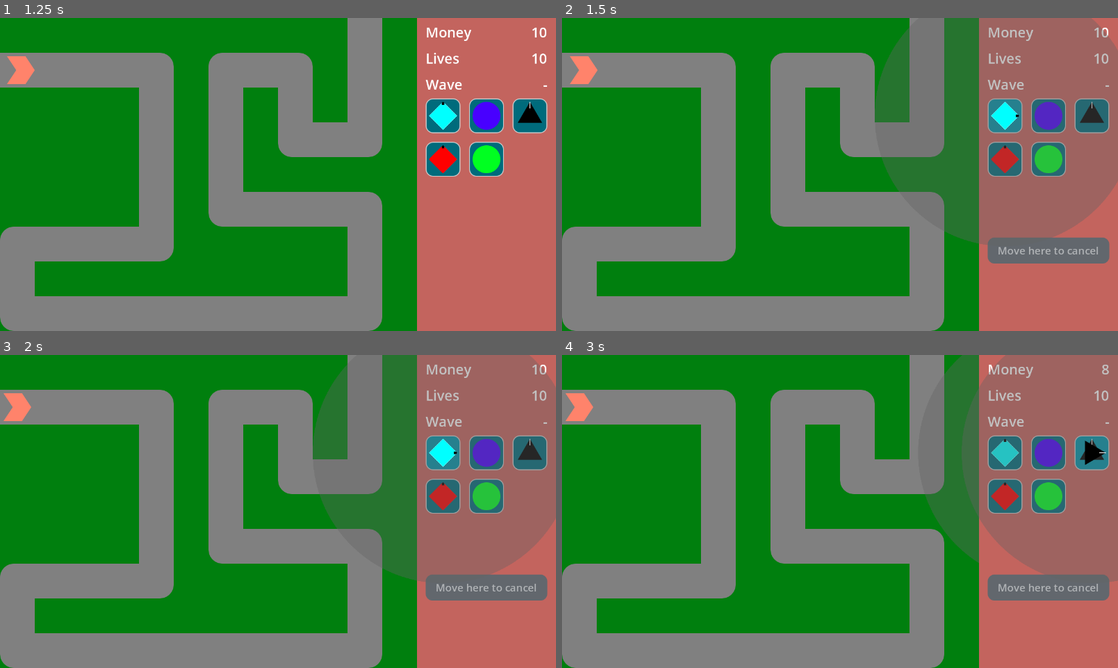
Above: before the commit, frames 1-4 (two rows, left to right).
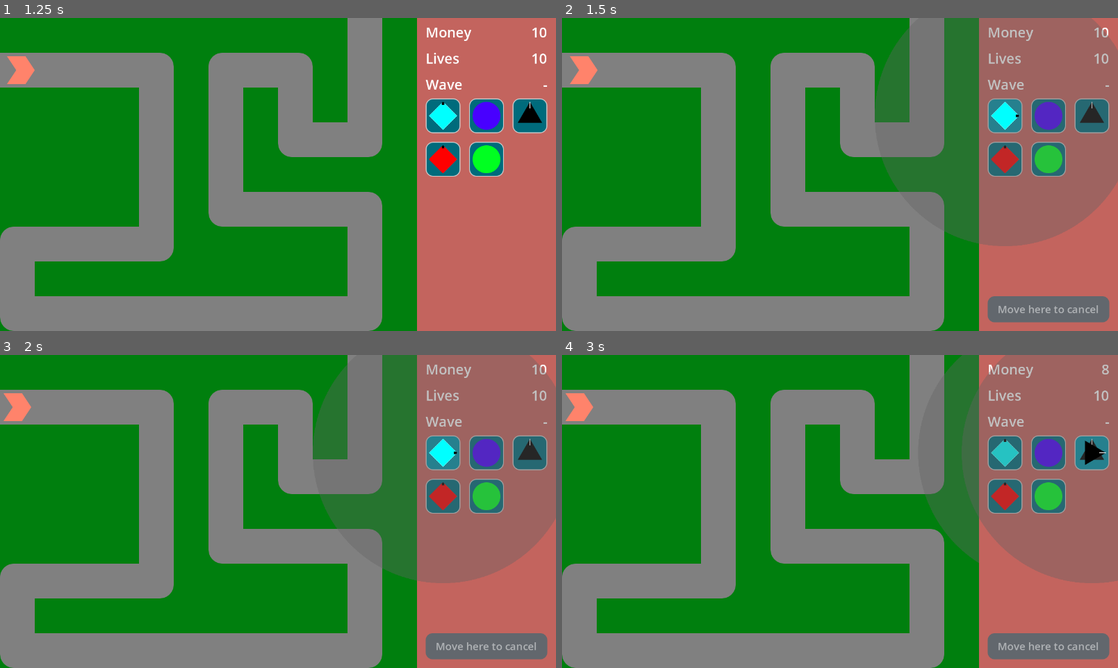
Above: after the commit, the same moments.

Repository: phrasmotica/godot-tower-defence
Game: Godot game, scene res://scenes/game.tscn
Same seed, same stepped clock (60 frames per second), same inputs: the game is played once before the commit and once after it.
Inputs (mouse positions are in pixels of both pictures, inside the frame that each line leads up to):
- Up to frame 1 (1.25 s): click "Play path 0" at 0.5 s
- Up to frame 2 (1.5 s): click (1006, 115) at 1.25 s
- Up to frame 3 (2 s): no input
- Up to frame 4 (3 s): click (1051, 452) at 2 s; click (1090, 452) at 2.75 s

Frame 1 is identical in both runs. In frame 2, 3.6% of the frame differs, in the area x 76-99%, y 70-98%; in frame 3, 3.6%; in frame 4, 3.6%.

Commit message:
Further improve layout of game UI. Use pointing hand cursor for all buttons

Diff:
--- a/scenes/ui/create_tower_button.tscn
+++ b/scenes/ui/create_tower_button.tscn
@@ -8,6 +8,7 @@
 offset_right = 80.0
 offset_bottom = 80.0
 focus_mode = 0
+mouse_default_cursor_shape = 2
 theme = ExtResource("1_7nris")
 icon = ExtResource("1_gsfqf")
 icon_alignment = 1
--- a/scenes/ui/game_ui.tscn
+++ b/scenes/ui/game_ui.tscn
@@ -46,6 +46,7 @@
 theme_override_constants/margin_left = 20
 theme_override_constants/margin_top = 10
 theme_override_constants/margin_right = 20
+theme_override_constants/margin_bottom = 20
 
 [node name="VBoxContainer" type="VBoxContainer" parent="PanelContainer/MarginContainer"]
 layout_mode = 2
@@ -153,8 +154,12 @@
 tower = ExtResource("11_sj5n7")
 action_name = &"tower_5"
 
+[node name="EmptySpace" type="Control" parent="PanelContainer/MarginContainer/VBoxContainer"]
+custom_minimum_size = Vector2(2.08165e-12, 125)
+layout_mode = 2
+
 [node name="SelectedTowerButtons" type="Control" parent="PanelContainer/MarginContainer/VBoxContainer"]
-custom_minimum_size = Vector2(0, 140)
+custom_minimum_size = Vector2(2.08165e-12, 190)
 layout_mode = 2
 
 [node name="TowerNameLabel" type="Label" parent="PanelContainer/MarginContainer/VBoxContainer/SelectedTowerButtons"]
@@ -186,6 +191,7 @@
 offset_right = 280.0
 offset_bottom = 190.0
 focus_mode = 0
+mouse_default_cursor_shape = 2
 theme = ExtResource("1_px4ul")
 theme_override_font_sizes/font_size = 24
 text = "Sell"
@@ -197,8 +203,10 @@
 offset_right = 280.0
 offset_bottom = 190.0
 focus_mode = 0
+mouse_default_cursor_shape = 2
 theme = ExtResource("1_px4ul")
 theme_type_variation = &"ButtonArea"
+button_mask = 3
 text = "Move here to cancel"
 
 [node name="CancelArea" type="Area2D" parent="PanelContainer/MarginContainer/VBoxContainer/SelectedTowerButtons/CancelButton"]
--- a/scenes/ui/upgrade_tower_button.tscn
+++ b/scenes/ui/upgrade_tower_button.tscn
@@ -8,6 +8,7 @@
 offset_right = 180.0
 offset_bottom = 80.0
 focus_mode = 0
+mouse_default_cursor_shape = 2
 theme = ExtResource("1_0hbru")
 text = "Upgrade"
 script = ExtResource("1_o1ho0")
